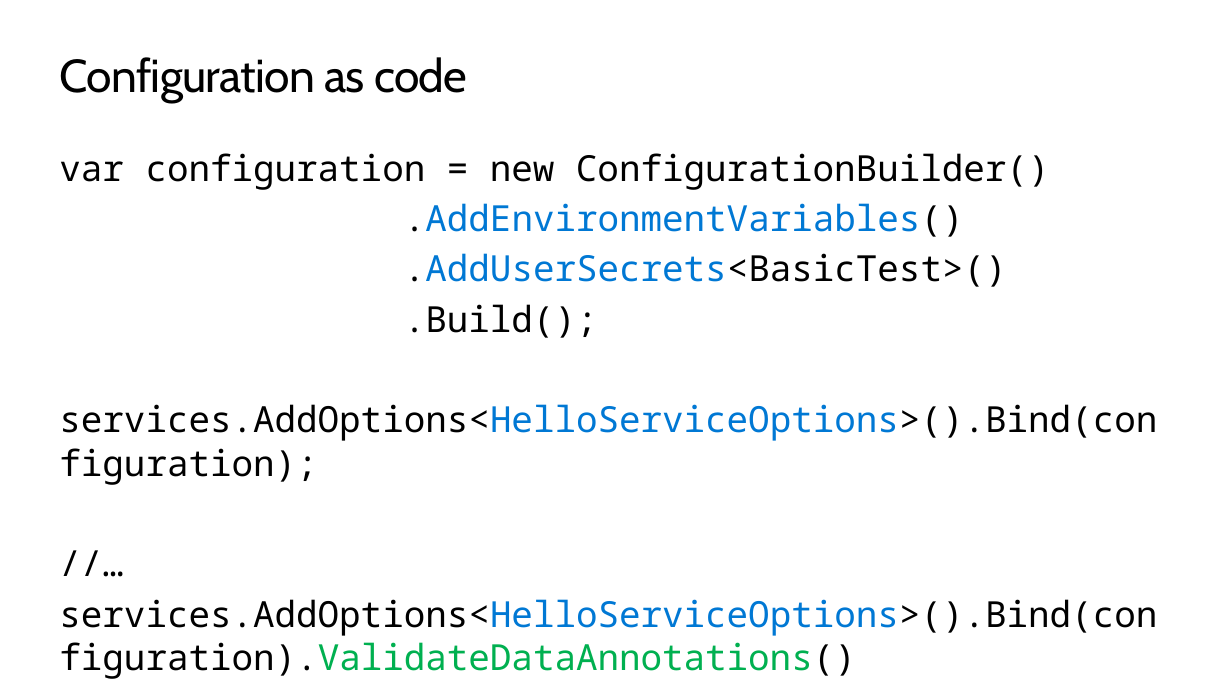
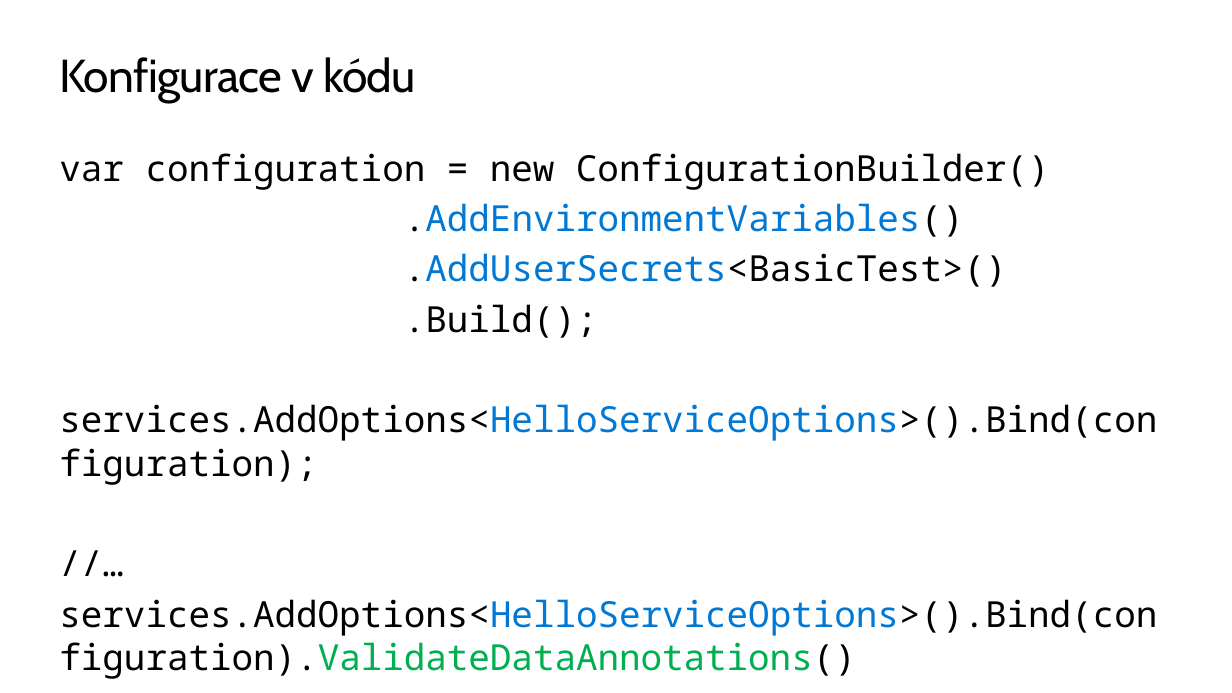
Before and after one commit to skalahonza/VACD2020, a slide deck: slide 11 of slides/Presentation.pptx (slide 10 before the commit). Drawn at 1232x693 pixels with LibreOffice and Linux fonts; fonts in the diff are those of the drawing; background and template pictures are left out. Boxes give left, top, right and bottom in pixels: in the first picture for what was removed or moved away, otherwise in the second. Text is boxed around its words. In the diff, an @@ line names an element or a change of style, - is before the commit and + after.

```diff
--- a/slides/Presentation.pptx
+++ b/slides/Presentation.pptx
@@ title at <box>59,57,416,103</box>: text changed @@
-Configuration as code
+Konfigurace v kódu
```
Also in this commit, not shown: 9 other slides changed, 6 slides added.
